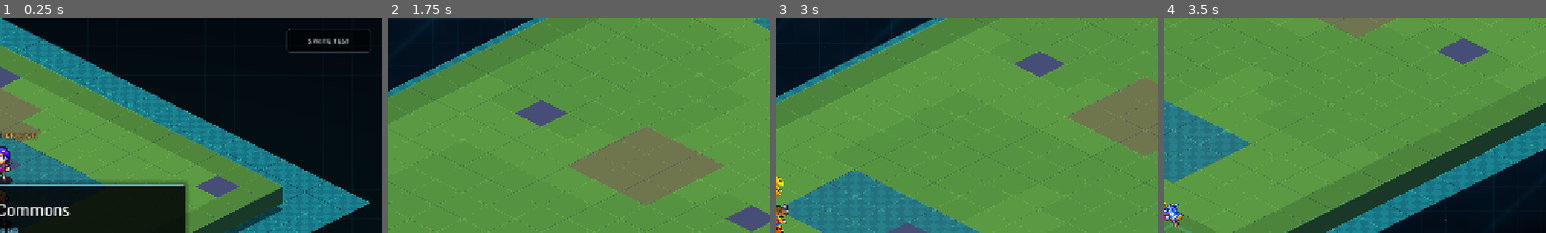
Above: before the commit, frames 1-4 (left to right).
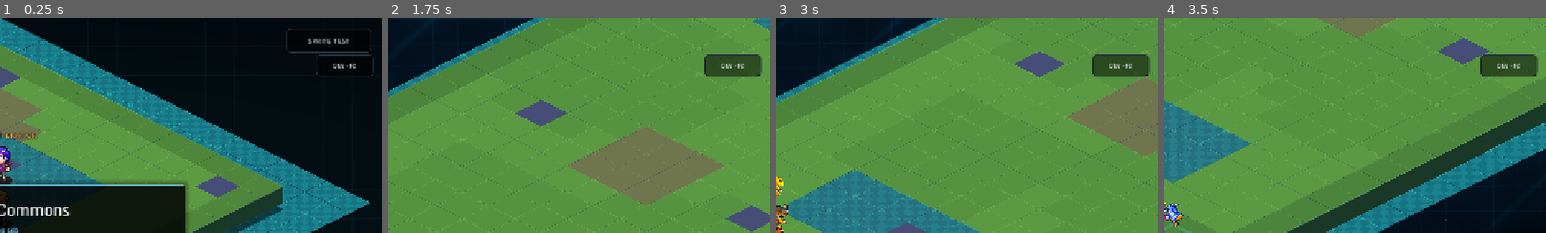
Above: after the commit, the same moments.

Repository: EwertonMendes/DigiGame
Game: Godot game, scene res://scenes/world/hub.tscn
Same seed, same stepped clock (60 frames per second), same inputs: the game is played once before the commit and once after it.
Inputs (mouse positions are % of the whole screen's width and height, from its top left):
- Up to frame 1 (0.25 s): no input
- Up to frame 2 (1.75 s): tap Enter (ui_accept) at 0.5, 0.77 s; move the mouse to (72, 45) at 0.52 s; hold Right (ui_right) 0.53-1.25 s; tap Mouse wheel down (wheel_down) at 0.6 s; click (72, 45) at 0.67 s; drag from (30, 55) to (45, 70) at 1.27 s
- Up to frame 3 (3 s): move the mouse to (60, 28) at 2.02 s; hold Right (ui_right) 2.03-2.75 s; tap Backspace at 2.1 s; drag from (45, 70) to (20, 35) at 2.77 s
- Up to frame 4 (3.5 s): no input
The pictures show only the part of the screen within x 50-100%, y 0-50%; the shares and areas given below are measured in that part.

The runs differ from the first frame. In frame 1, 0.2% of the frame differs, in the area x 82-98%, y 16-28%; in frame 2, 1.6%; in frame 3, 1.6%; in frame 4, 1.6%.
Error in both runs: Invalid assignment of property or key 'explosiveness_ratio' with value of type 'float' on a base object of type 'CPUParticles2D'. (res://src/battle/DigimonBatt…

Commit message:
feat(debug): register developer toolkit autoload

Diff:
--- a/project.godot
+++ b/project.godot
@@ -16,6 +16,7 @@
 DigiUiRuntime="*res://src/ui/DigiUiRuntime.gd"
 DigitalSceneTransition="*res://src/ui/DigitalSceneTransition.gd"
 MusicDirector="*res://src/audio/MusicDirector.gd"
+DeveloperToolkit="*res://src/debug/DeveloperToolkit.gd"
 
 [display]
 
